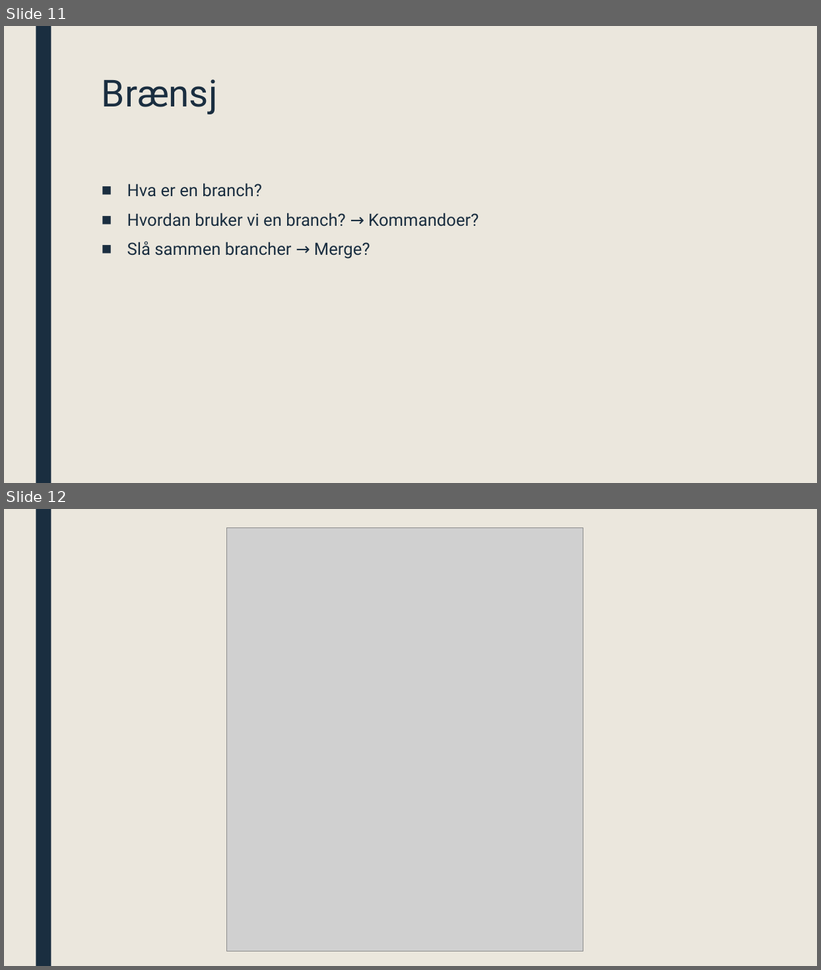
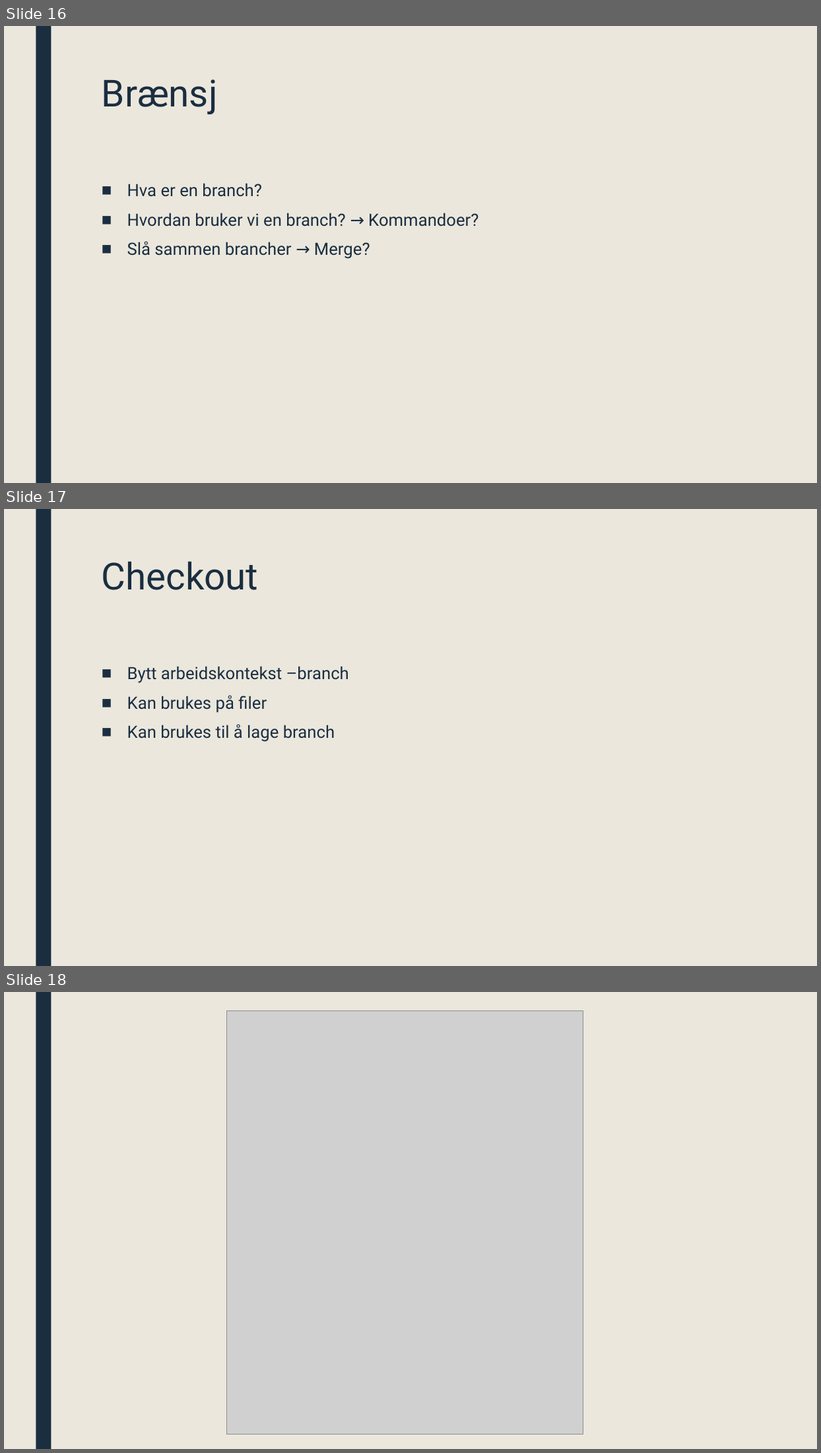
Before and after one commit to ufarm/sommer2016, a slide deck: GIT.pptx. Shown one above the other, each under a label of ours: slides 11 and 12 before the commit, slides 16, 17 and 18 after it. The pictures are 821x970 and 821x1453 pixels, drawn with LibreOffice and Linux fonts; fonts in the diff are those of the drawing; grey boxes stand for pictures. Boxes give left, top, right and bottom in pixels: in the first picture for what was removed or moved away, otherwise in the second. Text is boxed around its words. In the diff, an @@ line names an element or a change of style, - is before the commit and + after.

Commit message:
Changes to images and added 'Checkout'

```diff
--- a/GIT.pptx
+++ b/GIT.pptx
@@ slide 17 added at [4, 509, 817, 966], background #EBE7DD; not listed: 1 template element that a slide beside it also shows @@
@@ title added at [102, 561, 259, 590], 44 pt, text #1A2E40 @@
+Checkout
@@ text added at [127, 666, 349, 742], 20 pt, text #1A2E40 @@
+■ Bytt arbeidskontekst –branch
+■ Kan brukes på filer
+■ Kan brukes til å lage branch
@@ what was slide 11 is now slide 16 @@
@@ what was slide 12 is now slide 18 @@
```
Also in this commit, not shown: 5 slides changed, 7 other slides added, 1 slide removed.
